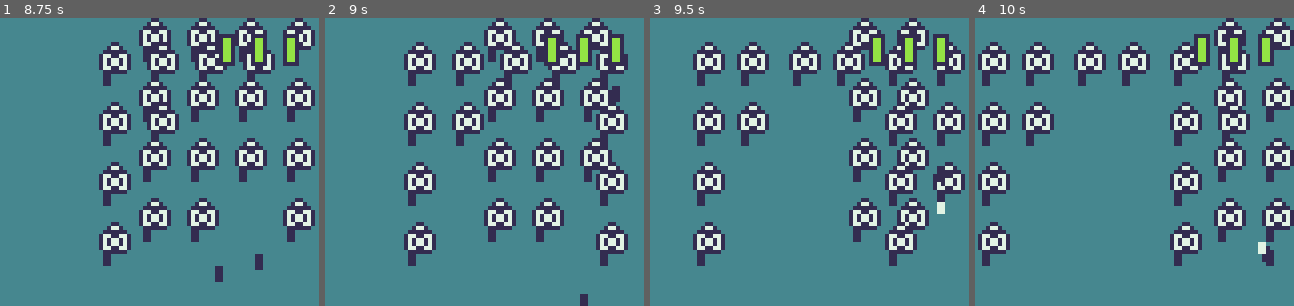
Above: before the commit, frames 1-4 (left to right).
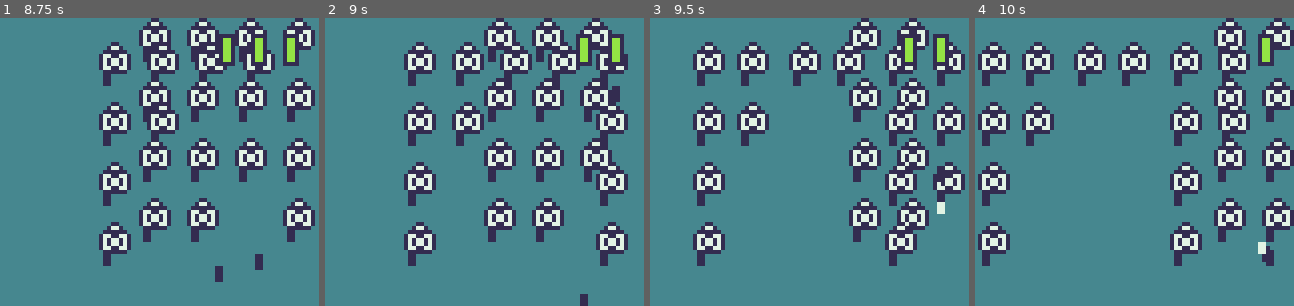
Above: after the commit, the same moments.

Repository: NoFoxTuGiv/grots-last-stand
Game: Godot game, scene res://scenes/ui/main_menu.tscn
Two runs of this game, one before a commit and one after it. Both use one fixed random seed, a clock stepped at 60 frames per second and the inputs below.
Inputs:
- Up to frame 1 (8.75 s): click "Start" at 0.5 s; tap Space (shoot) at 1.35, 2.3, 3.05, 3.6, 4.35, 5.3, 6.05, 6.6, 7.35, 8.3 s; tap A (move_l) at 2.1, 5.1, 8.1 s; hold D (move_r) 2.78-3.53 s; hold D (move_r) 5.78-6.53 s
- Up to frame 2 (9 s): hold D (move_r) from 8.78 s (still down)
- Up to frame 3 (9.5 s): keep holding D (move_r); tap Space (shoot) at 9.05 s
- Up to frame 4 (10 s): release D (move_r) at 9.53 s; tap Space (shoot) at 9.6 s
The pictures show only the part of the screen within x 50-100%, y 0-50%; the shares and areas given below are measured in that part.

Frame 1 is identical in both runs. In frame 2, 0.4% of the frame differs, in the area x 68-74%, y 5-17%; in frame 3, 0.5%; in frame 4, 0.9%, in the area x 68-84%, y 5-17%.

Commit message:
Healthbar is functional
To-Do:
- Save High Score
- Sounds

Diff:
--- a/scenes/game.tscn
+++ b/scenes/game.tscn
@@ -191,5 +191,6 @@
 [connection signal="pressed" from="PauseMenu/CenterContainer/VBoxContainer/Quit" to="PauseMenu" method="_on_quit_pressed"]
 [connection signal="pressed" from="GameOver/CenterContainer/VBoxContainer/Restart" to="GameOver" method="_on_restart_pressed"]
 [connection signal="pressed" from="GameOver/CenterContainer/VBoxContainer/Main Menu" to="GameOver" method="_on_main_menu_pressed"]
+[connection signal="game_over" from="Camera/Healthbar" to="." method="_game_over"]
 [connection signal="beaky_killed" from="Grot" to="." method="_on_beaky_killed"]
 [connection signal="beaky_killed" from="Grot" to="Camera/Points" method="_on_beaky_killed"]
--- a/scripts/beaky.gd
+++ b/scripts/beaky.gd
@@ -7,6 +7,7 @@
 var last_reverse_time: float = 0.0
 
 signal game_over
+signal beaky_shoot
 
 func _ready() -> void:
 	add_to_group("Beakies")
@@ -40,7 +41,7 @@
 		shot.position = self.position
 		shot.position.y += 5
 		shot.add_to_group("Beaky_Dakka")
-		# TODO: Add healthbar logic when player is hit.
+		emit_signal("beaky_shoot", shot)
 		get_parent().add_child(shot)
 
 func move(speed) -> void:
--- a/scripts/game.gd
+++ b/scripts/game.gd
@@ -2,6 +2,7 @@
 
 @onready var pause_menu: Control = $PauseMenu
 @onready var game_over_menu: Control = $GameOver
+@onready var healthbar: Node2D = $Camera/Healthbar
 
 const BEAKY: PackedScene = preload("res://scenes/beaky.tscn")
 const GUTTER: int = 2
@@ -45,6 +46,7 @@
 		shot_cd -= delta
 		#if live_shots.size() < min(min(4 + clears, 10), beakies.size()):
 		if live_shots.size() < (min(4 + clears, 10)):
+			@warning_ignore("integer_division")
 			if (randi() % (2000 / (kills+1))) < 2 and shot_cd < 0:
 				shot_cd = INIT_SHOT_CD
 				beaky.shoot()
@@ -59,12 +61,17 @@
 			beaky.position.x += 5
 			beaky.position.y += 5
 			beaky.connect("game_over", _game_over)
+			beaky.connect("beaky_shoot", _on_beaky_shoot)
 			add_child(beaky)
 	position = Vector2(edge_margin, 16)
 
 func _on_beaky_killed() -> void:
 	kills += 1
 
+func _on_beaky_shoot(shot):
+	if healthbar:
+		shot.connect("hit_player", healthbar.player_hit)
+
 func _game_over():
 	game_over_menu.show()
 	get_tree().paused = true
--- a/scripts/ui/healthbar.gd
+++ b/scripts/ui/healthbar.gd
@@ -3,6 +3,13 @@
 @onready var health_0: Sprite2D = $Health0
 @onready var health_1: Sprite2D = $Health1
 @onready var health_2: Sprite2D = $Health2
+var health = 3
+signal game_over
 
-func player_hit() -> void:
-	print("Player Hit signal received by healthbar")
+func player_hit(body) -> void:
+	health -= 1
+	match health:
+		2: health_2.hide()
+		1: health_1.hide()
+		0: health_0.hide()
+		-1: game_over.emit()
Not shown: 1 places in scenes/game.tscn that only renumber resources
Not shown, changed: scripts/ui/game_over.gd.uid
